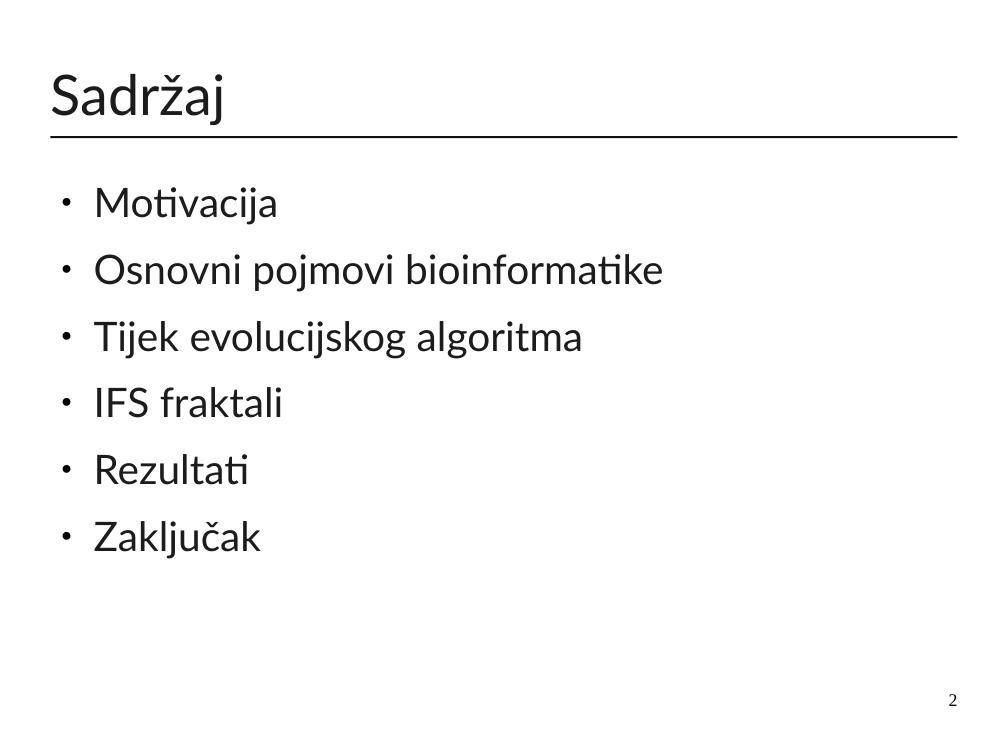
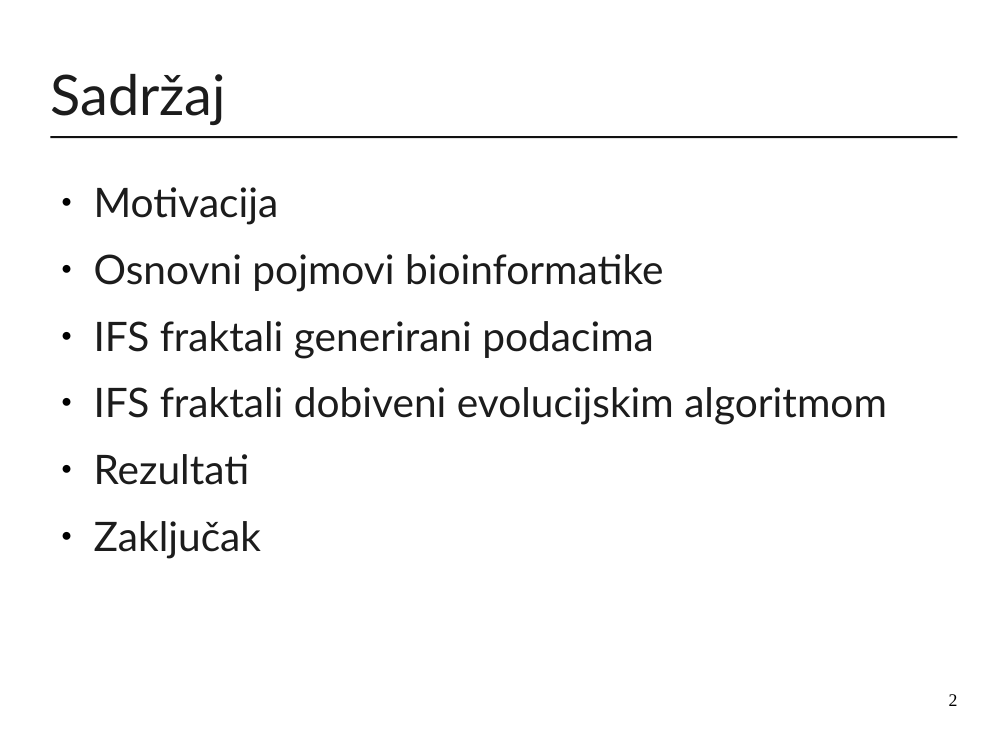
Before and after one commit to mirjamsk/DNAdrivenIFS, a slide deck: slide 2 of CD_bundle/prezentacija.odp. Drawn at 1008x756 pixels with LibreOffice and Linux fonts; fonts in the diff are those of the drawing. Boxes give left, top, right and bottom in pixels: in the first picture for what was removed or moved away, otherwise in the second. Text is boxed around its words. In the diff, an @@ line names an element or a change of style, - is before the commit and + after.

```diff
--- a/CD_bundle/prezentacija.odp
+++ b/CD_bundle/prezentacija.odp
@@ text at box(94, 321, 887, 425): text changed @@
-● Tijek evolucijskog algoritma
-● IFS fraktali
+● IFS fraktali generirani podacima
+● IFS fraktali dobiveni evolucijskim algoritmom
```
Also in this commit, not shown: 2 slides added, 1 slide removed, 1 other file.
